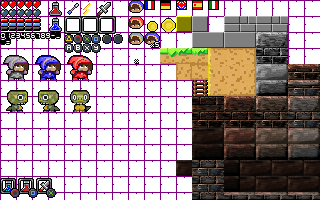
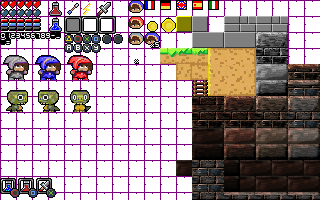
Layer changes from the first (320, 200) image to the second:
painted on "Sprite-0001.png" over [67, 19, 79, 31]
